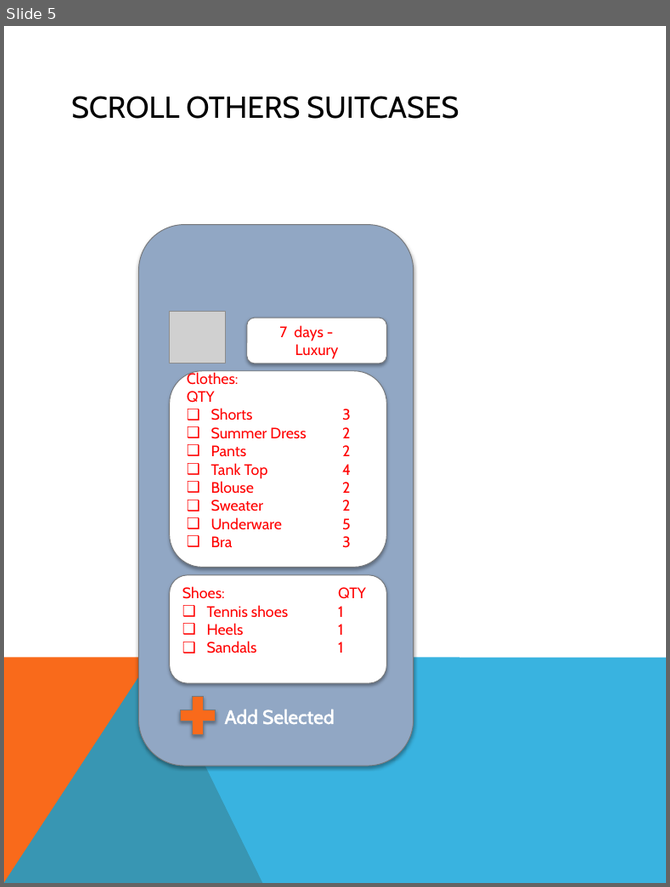
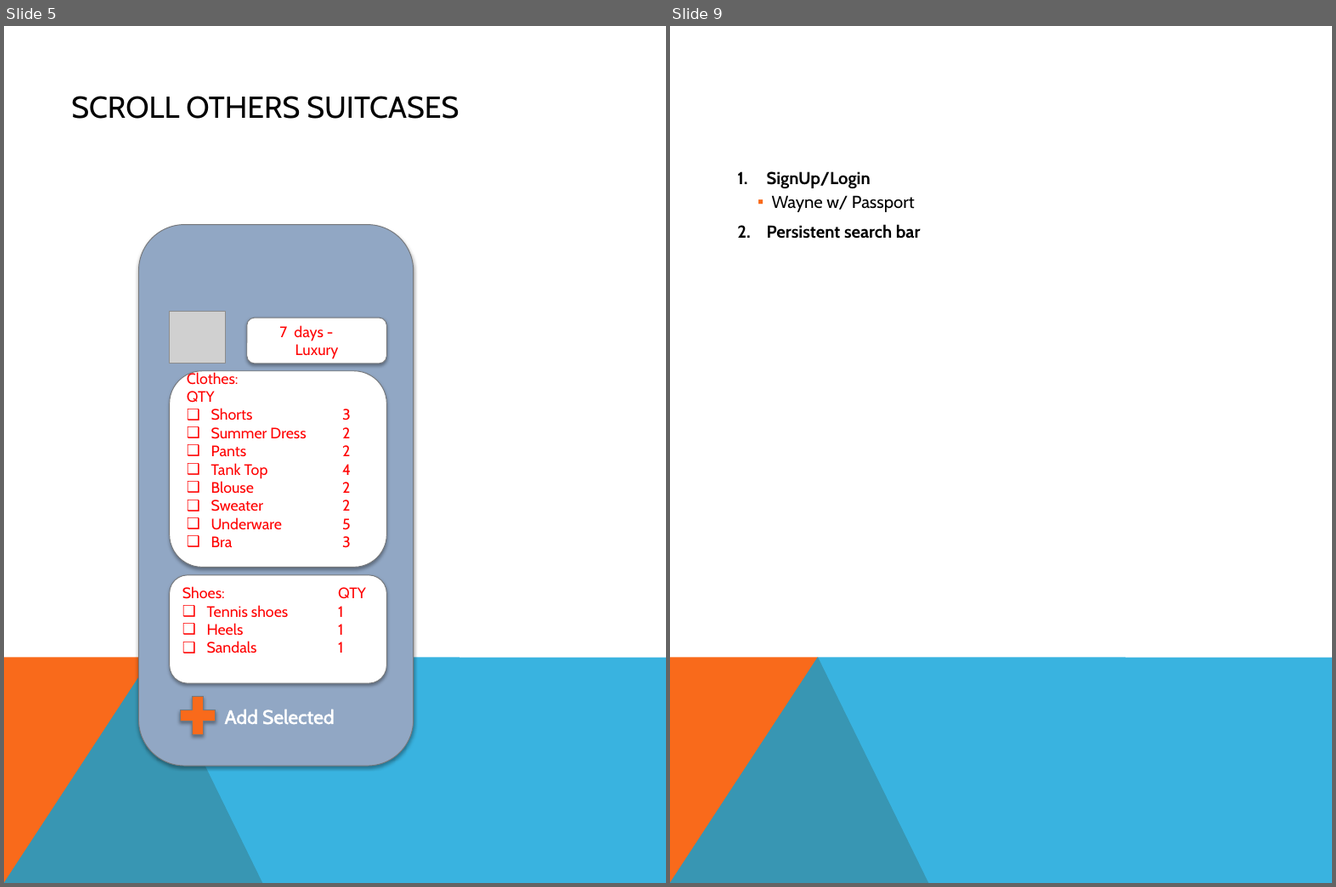
Before and after one commit to v-maxjohnson/Wander-Must, a slide deck: WanderMust_Proposal.pptx. Shown side by side, each under a label of ours: slide 5 before the commit, slides 5 and 9 after it; the slides between them are not shown. The pictures are 670x887 and 1336x887 pixels, drawn with LibreOffice and Linux fonts; fonts in the diff are those of the drawing; grey boxes stand for pictures; background and template pictures are left out. Boxes give left, top, right and bottom in pixels: in the first picture for what was removed or moved away, otherwise in the second. Text is boxed around its words. In the diff, an @@ line names an element or a change of style, - is before the commit and + after.

```diff
--- a/WanderMust_Proposal.pptx
+++ b/WanderMust_Proposal.pptx
@@ slide 9 added at [670,26,1332,883], background #FFFFFF; not listed: 2 template elements that a slide beside it also shows @@
@@ text added at [767,171,921,238], 16 pt, text #000000, bold @@
+1. SignUp/Login
+    ▪ Wayne w/ Passport
+2. Persistent search bar
```
Also in this commit, not shown: 3 other slides added, 5 other files.
